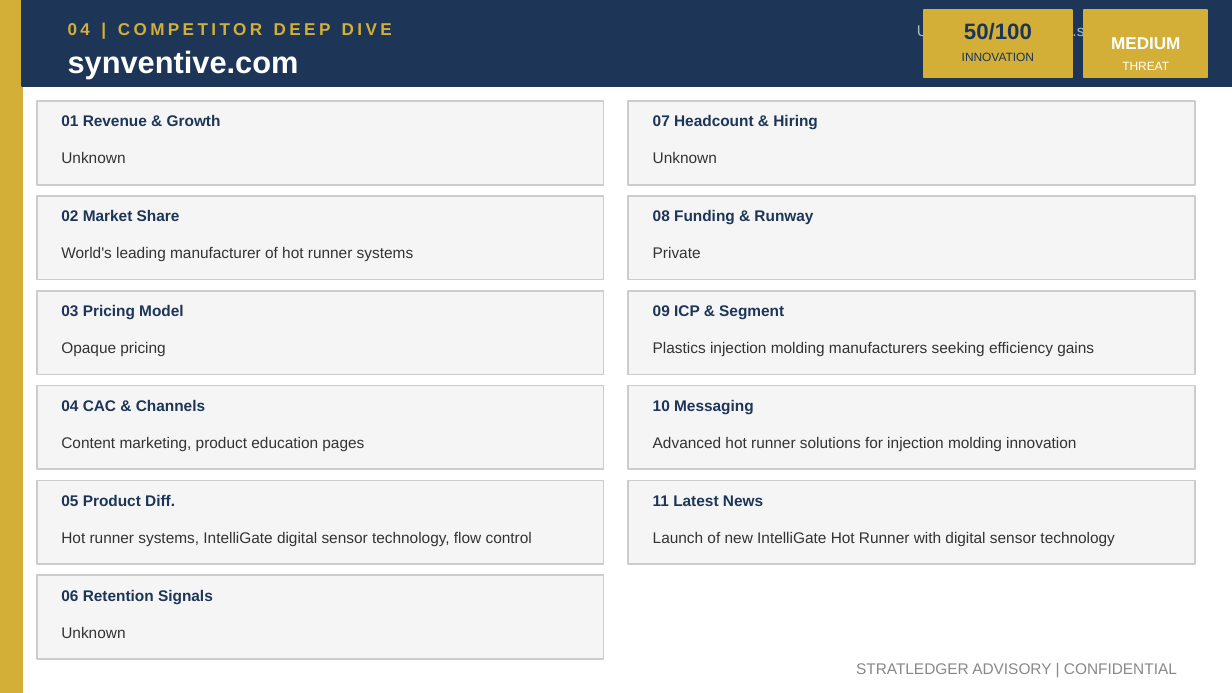
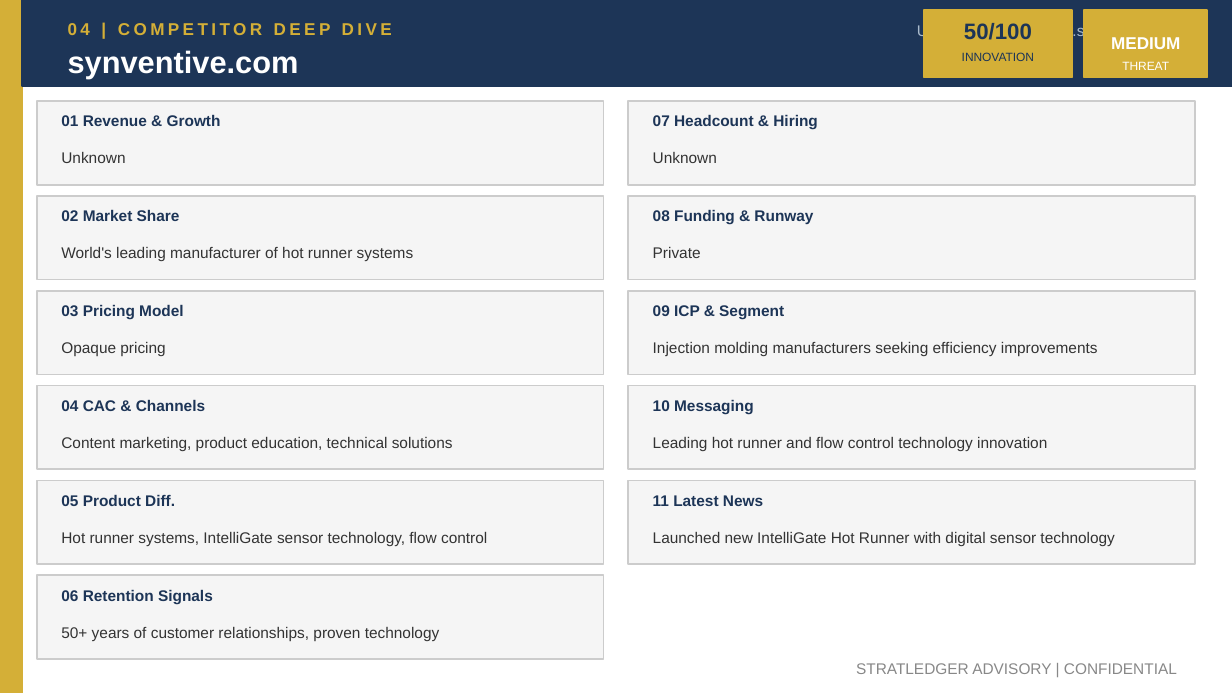
Before and after one commit to apexmakeshop-dot/droplet-commands, a slide deck: slide 8 of mesh_bioplastics_CI_Report.pptx. Drawn at 1232x693 pixels with LibreOffice and Linux fonts; fonts in the diff are those of the drawing. Boxes give left, top, right and bottom in pixels: in the first picture for what was removed or moved away, otherwise in the second. Text is boxed around its words. In the diff, an @@ line names an element or a change of style, - is before the commit and + after.

```diff
--- a/mesh_bioplastics_CI_Report.pptx
+++ b/mesh_bioplastics_CI_Report.pptx
@@ text at (x1=653, y1=342, x2=1098, y2=356): text changed @@
-Plastics injection molding manufacturers seeking efficiency gains
+Injection molding manufacturers seeking efficiency improvements
@@ text at (x1=61, y1=437, x2=453, y2=451): text changed @@
-Content marketing, product education pages
+Content marketing, product education, technical solutions
@@ text at (x1=653, y1=437, x2=1047, y2=451): text changed @@
-Advanced hot runner solutions for injection molding innovation
+Leading hot runner and flow control technology innovation
@@ text at (x1=61, y1=532, x2=487, y2=546): text changed @@
-Hot runner systems, IntelliGate digital sensor technology, flow control
+Hot runner systems, IntelliGate sensor technology, flow control
@@ text at (x1=653, y1=532, x2=1114, y2=546): text changed @@
-Launch of new IntelliGate Hot Runner with digital sensor technology
+Launched new IntelliGate Hot Runner with digital sensor technology
@@ text at (x1=61, y1=627, x2=439, y2=641): text changed @@
-Unknown
+50+ years of customer relationships, proven technology
```
Also in this commit, not shown: 4 other slides changed.
